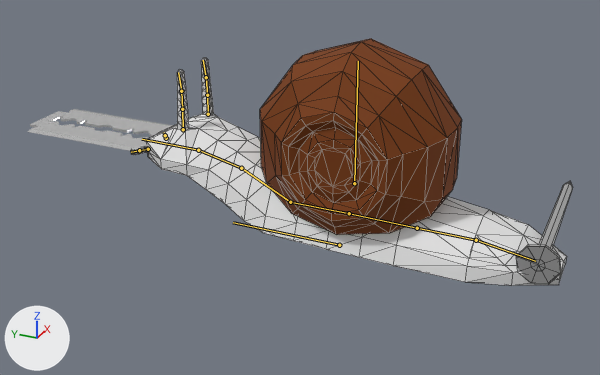
A saved change to the FBX model Assets/Models/slimak.fbx.
One viewpoint serves both versions: a 50 mm lens placed at (-12.72, -4.29, 7.18), pointed at (-0.1, 1.39, 0.87). Every picture has the same lights, and +X, +Y and +Z are marked at lower left. The picture after the commit comes second. The bones that change, and the others that lie on the model, are drawn over the model as lines. Mesh edges are drawn as thin lines on the coarser meshes.

Objects in the first picture: 'Body', 'Cylinder', 'Razor', 'Shell'.
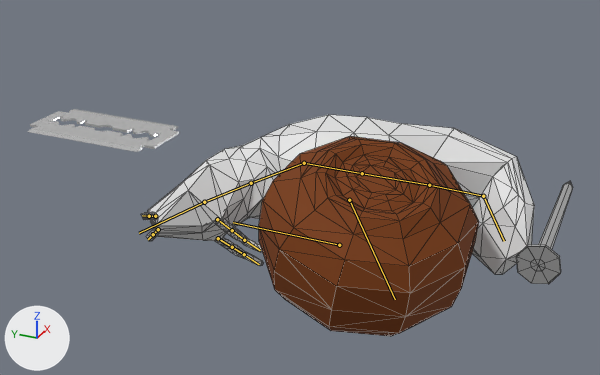
The newer file adds an action. The first version stands in its rest pose; the second is drawn at frame 1 of the action 'DeathPose'.

Edits to the scene script, one JSON object a line:
```json
{"block": "bone_neck_001", "where": "bone_neck_001 = bpy.data.objects['Armature'].pose.bones['Neck.001']  # child of 'Root'"}
{"op": "set", "path": "bone_neck_001.location", "old": "(0.0, 0.0, 0.0)", "new": "(0.61, 0.25, 0.49)"}
{"op": "set", "path": "bone_neck_001.rotation_quaternion", "old": "(1.0, 0.0, 0.0, 0.0)", "new": "(0.844, -0.158, -0.125, 0.496)", "note": "degrees (0, 0, 0) -> degrees (-23, -3, 62)"}
{"block": "bone_neck_002", "where": "bone_neck_002 = bpy.data.objects['Armature'].pose.bones['Neck.002']  # child of 'Neck.001'"}
{"op": "set", "path": "bone_neck_002.rotation_quaternion", "old": "(1.0, 0.0, 0.0, 0.0)", "new": "(0.901, 0.097, -0.421, -0.038)", "note": "degrees (0, 0, 0) -> degrees (18, -49, -13)"}
{"block": "bone_head", "where": "bone_head = bpy.data.objects['Armature'].pose.bones['Head']  # child of 'Neck.002'"}
{"op": "set", "path": "bone_head.rotation_quaternion", "old": "(1.0, 0.0, 0.0, 0.0)", "new": "(0.896, 0.074, -0.438, 0.008)", "note": "degrees (0, 0, 0) -> degrees (12, -52, -5)"}
{"block": "bone_antenna_l_001", "where": "bone_antenna_l_001 = bpy.data.objects['Armature'].pose.bones['Antenna_L.001']  # child of 'Head'"}
{"op": "set", "path": "bone_antenna_l_001.rotation_quaternion", "old": "(1.0, 0.0, 0.0, 0.0)", "new": "(0.674, -0.01, 0.514, 0.531)", "note": "degrees (0, 0, 0) -> degrees (48, 45, 97)"}
{"block": "bone_antenna_l_002", "where": "bone_antenna_l_002 = bpy.data.objects['Armature'].pose.bones['Antenna_L.002']  # child of 'Antenna_L.001'"}
{"op": "set", "path": "bone_antenna_l_002.rotation_quaternion", "old": "(1.0, 0.0, 0.0, 0.0)", "new": "(0.949, 0.029, -0.313, -0.038)", "note": "degrees (0, 0, 0) -> degrees (6, -36, -6)"}
{"block": "bone_antenna_l_003", "where": "bone_antenna_l_003 = bpy.data.objects['Armature'].pose.bones['Antenna_L.003']  # child of 'Antenna_L.002'"}
{"op": "set", "path": "bone_antenna_l_003.rotation_quaternion", "old": "(1.0, 0.0, 0.0, 0.0)", "new": "(0.885, 0.103, -0.303, -0.338)", "note": "degrees (0, 0, 0) -> degrees (26, -28, -48)"}
{"block": "bone_antenna_r_001", "where": "bone_antenna_r_001 = bpy.data.objects['Armature'].pose.bones['Antenna_R.001']  # child of 'Head'"}
{"op": "set", "path": "bone_antenna_r_001.rotation_quaternion", "old": "(1.0, 0.0, 0.0, 0.0)", "new": "(0.73, -0.028, 0.488, 0.478)", "note": "degrees (0, 0, 0) -> degrees (39, 48, 84)"}
{"block": "bone_antenna_r_002", "where": "bone_antenna_r_002 = bpy.data.objects['Armature'].pose.bones['Antenna_R.002']  # child of 'Antenna_R.001'"}
{"op": "set", "path": "bone_antenna_r_002.rotation_quaternion", "old": "(1.0, 0.0, 0.0, 0.0)", "new": "(0.952, 0.037, -0.303, -0.013)", "note": "degrees (0, 0, 0) -> degrees (5, -35, -3)"}
{"block": "bone_antenna_r_003", "where": "bone_antenna_r_003 = bpy.data.objects['Armature'].pose.bones['Antenna_R.003']  # child of 'Antenna_R.002'"}
{"op": "set", "path": "bone_antenna_r_003.rotation_quaternion", "old": "(1.0, 0.0, 0.0, 0.0)", "new": "(0.888, 0.125, -0.296, -0.33)", "note": "degrees (0, 0, 0) -> degrees (28, -26, -47)"}
{"block": "bone_body_001", "where": "bone_body_001 = bpy.data.objects['Armature'].pose.bones['Body.001']  # child of 'Root'"}
{"op": "set", "path": "bone_body_001.location", "old": "(0.0, 0.0, 0.0)", "new": "(-0.61, 0.0, 0.55)"}
{"op": "set", "path": "bone_body_001.rotation_quaternion", "old": "(1.0, 0.0, 0.0, 0.0)", "new": "(0.742, 0.0, 0.671, 0.0)", "note": "degrees (0, 0, 0) -> degrees (0, 84, 0)"}
{"block": "bone_body_002", "where": "bone_body_002 = bpy.data.objects['Armature'].pose.bones['Body.002']  # child of 'Body.001'"}
{"op": "set", "path": "bone_body_002.rotation_quaternion", "old": "(1.0, 0.0, 0.0, 0.0)", "new": "(0.974, 0.208, -0.059, 0.06)", "note": "degrees (0, 0, 0) -> degrees (24, -8, 5)"}
{"block": "bone_body_003", "where": "bone_body_003 = bpy.data.objects['Armature'].pose.bones['Body.003']  # child of 'Body.002'"}
{"op": "set", "path": "bone_body_003.rotation_quaternion", "old": "(1.0, 0.0, 0.0, 0.0)", "new": "(0.999, -0.012, 0.035, 0.008)", "note": "degrees (0, 0, 0) -> degrees (-1, 4, 1)"}
{"block": "bone_tail", "where": "bone_tail = bpy.data.objects['Armature'].pose.bones['Tail']  # child of 'Body.003'"}
{"op": "set", "path": "bone_tail.rotation_quaternion", "old": "(1.0, 0.0, 0.0, 0.0)", "new": "(0.771, -0.576, 0.078, 0.262)", "note": "degrees (0, 0, 0) -> degrees (-69, 25, 20)"}
{"block": "bone_shell", "where": "bone_shell = bpy.data.objects['Armature'].pose.bones['Shell']  # child of 'Root'"}
{"op": "set", "path": "bone_shell.location", "old": "(0.0, 0.0, 0.0)", "new": "(-0.67, 0.01, 0.16)"}
{"op": "set", "path": "bone_shell.rotation_quaternion", "old": "(1.0, 0.0, 0.0, 0.0)", "new": "(0.549, 0.283, 0.202, 0.76)", "note": "degrees (0, 0, 0) -> degrees (39, -12, 104)"}
```

Pixel boxes (x1, y1, x2, y2) of what changed, in the pictures (600 x 375 px):
```json
{"object": "Shell", "change": "posed", "before": [260, 39, 462, 235], "after": [259, 136, 479, 336], "on screen": "9% wider"}
{"object": "Body", "change": "posed", "before": [131, 58, 567, 286], "after": [141, 115, 534, 274], "on screen": "10% narrower, 30% shorter"}
{"bone": "Neck.001", "before": "(290, 202) to (241, 168)", "after": "(304, 163) to (251, 183)"}
{"bone": "Neck.002", "before": "(241, 168) to (198, 150)", "after": "(251, 183) to (204, 202)"}
{"bone": "Head", "before": "(198, 150) to (142, 139)", "after": "(204, 202) to (139, 233)"}
{"bone": "Antenna_L.001", "before": "(183, 129) to (182, 109)", "after": "(218, 238) to (232, 247)"}
{"bone": "Antenna_L.002", "before": "(182, 109) to (181, 91)", "after": "(232, 247) to (244, 254)"}
{"bone": "Antenna_L.003", "before": "(181, 91) to (178, 72)", "after": "(244, 254) to (259, 264)"}
{"bone": "Antenna_R.001", "before": "(208, 114) to (207, 95)", "after": "(217, 219) to (232, 230)"}
{"bone": "Antenna_R.002", "before": "(207, 95) to (206, 77)", "after": "(232, 230) to (244, 240)"}
{"bone": "Antenna_R.003", "before": "(206, 77) to (203, 60)", "after": "(244, 240) to (260, 250)"}
{"bone": "Body.001", "before": "(290, 202) to (349, 213)", "after": "(304, 163) to (362, 173)"}
{"bone": "Body.002", "before": "(349, 213) to (417, 228)", "after": "(362, 173) to (429, 185)"}
{"bone": "Body.003", "before": "(417, 228) to (476, 240)", "after": "(429, 185) to (483, 196)"}
{"bone": "Tail", "before": "(476, 240) to (535, 261)", "after": "(483, 196) to (504, 241)"}
{"bone": "Shell", "before": "(354, 183) to (358, 61)", "after": "(349, 200) to (395, 299)"}
```
